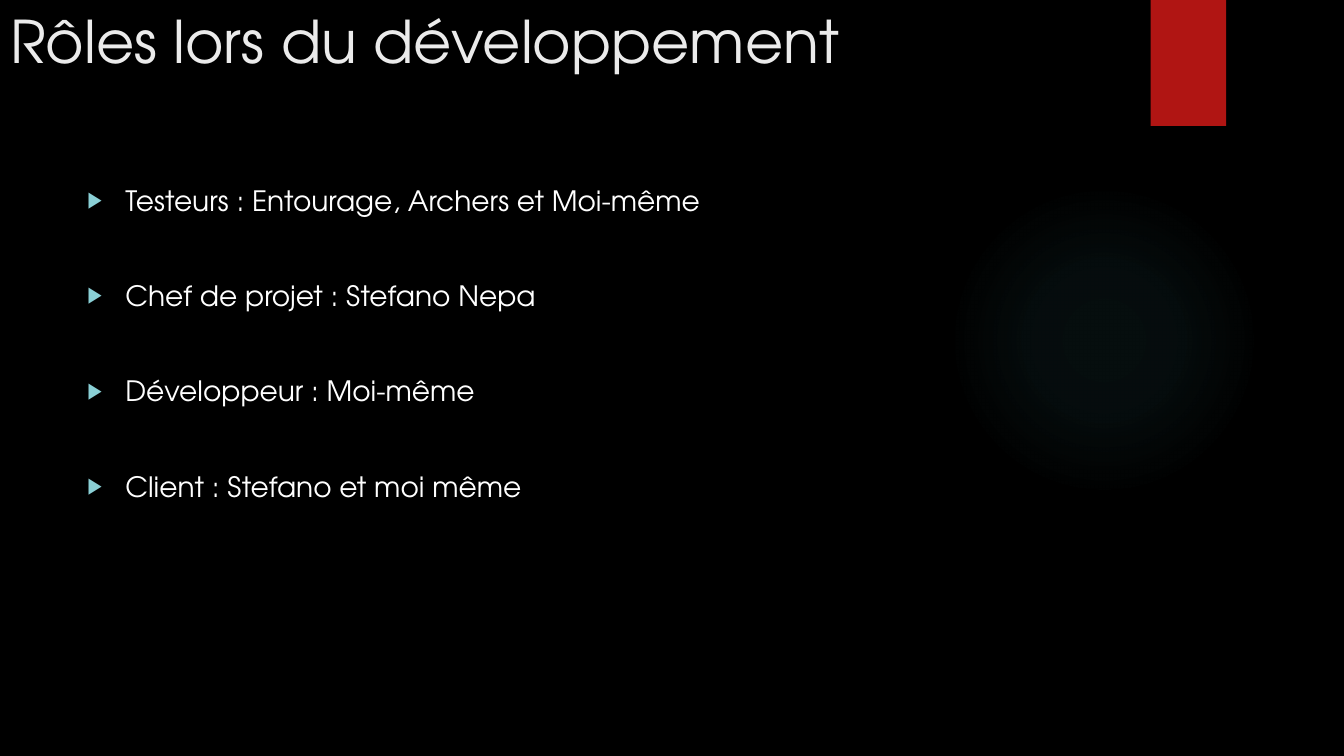
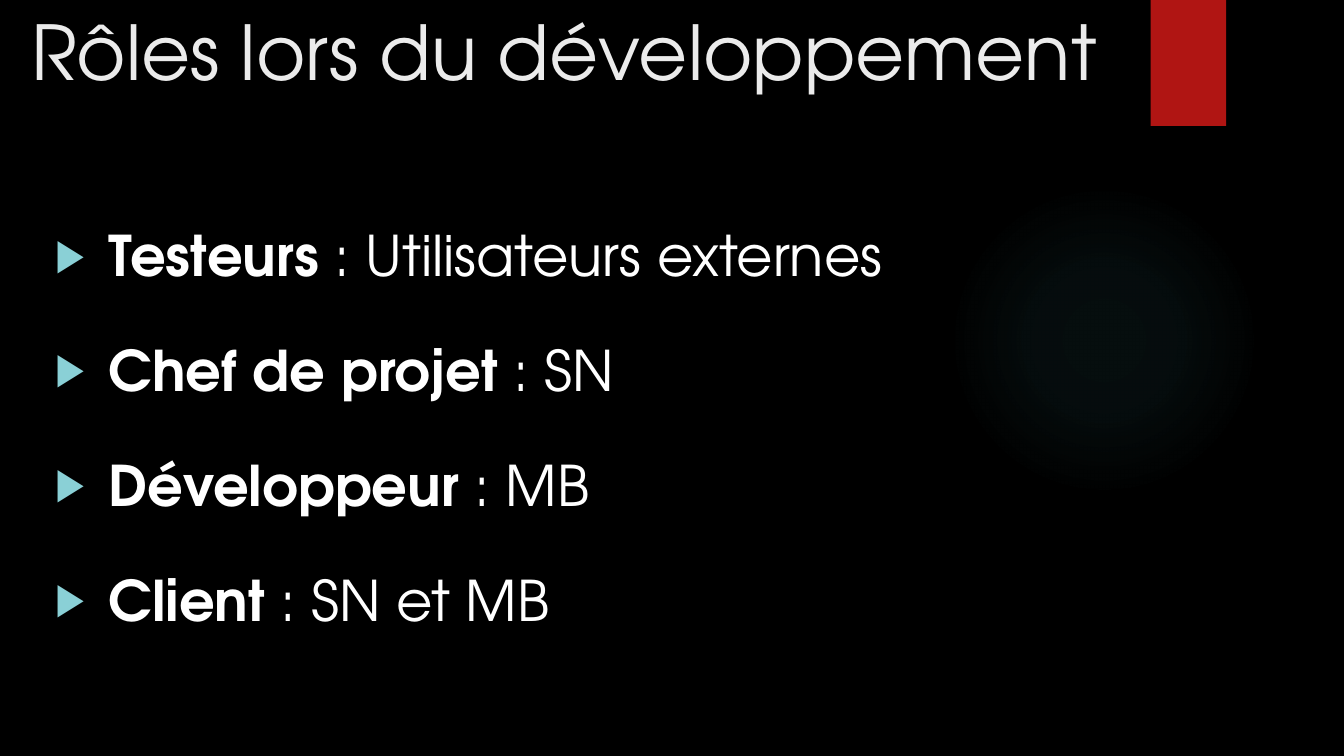
Before and after one commit to mbonjour/Shoot4Stats, a slide deck: slide 4 of Documentation/Défense/Shoot4stats.pptx (slide 12 before the commit). Drawn at 1344x756 pixels with LibreOffice and Linux fonts; fonts in the diff are those of the drawing; background and template pictures are left out. Boxes give left, top, right and bottom in pixels: in the first picture for what was removed or moved away, otherwise in the second. Text is boxed around its words. In the diff, an @@ line names an element or a change of style, - is before the commit and + after.

```diff
--- a/Documentation/Défense/Shoot4stats.pptx
+++ b/Documentation/Défense/Shoot4stats.pptx
@@ title "Rôles lors du développement" at (31, 22, 1097, 95): size 42 to 54 pt @@
@@ text at (108, 234, 882, 622): text changed; size 20 to 40 pt; bold on @@
-▶ Testeurs : Entourage, Archers et Moi-même
-▶ Chef de projet : Stefano Nepa
-▶ Développeur : Moi-même
-▶ Client : Stefano et moi même
+▶ Testeurs : Utilisateurs externes
+▶ Chef de projet : SN
+▶ Développeur : MB
+▶ Client : SN et MB
```
Also in this commit, not shown: 9 other slides changed, 10 slides added, 2 slides removed, 1 other file.
